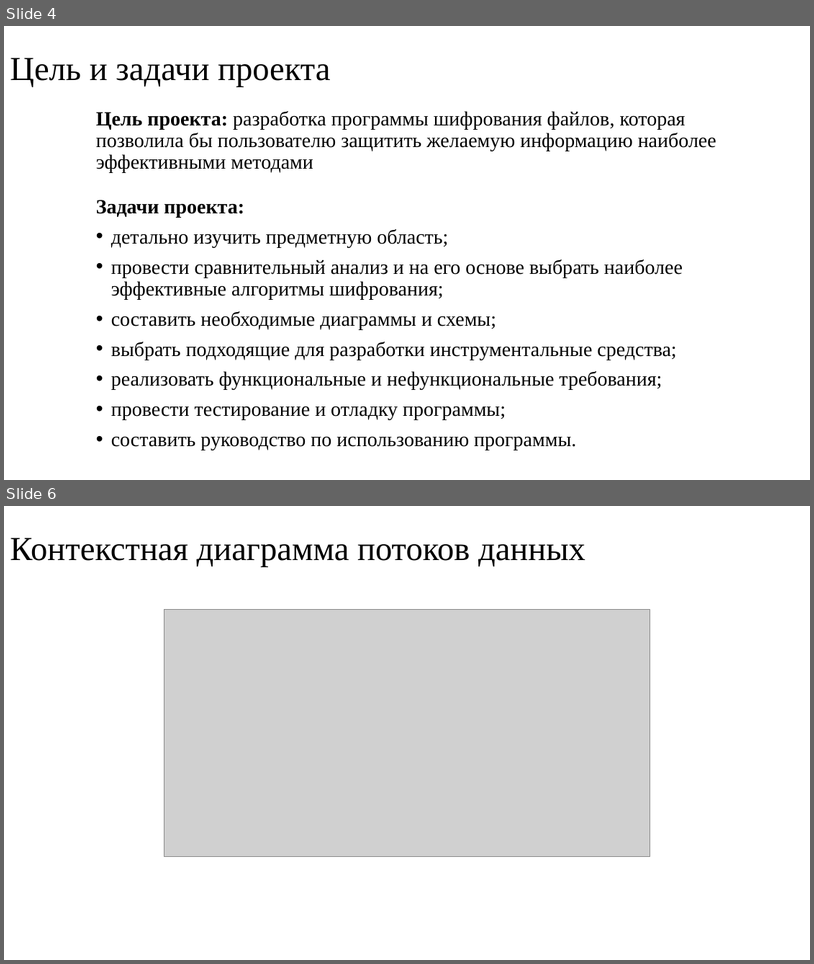
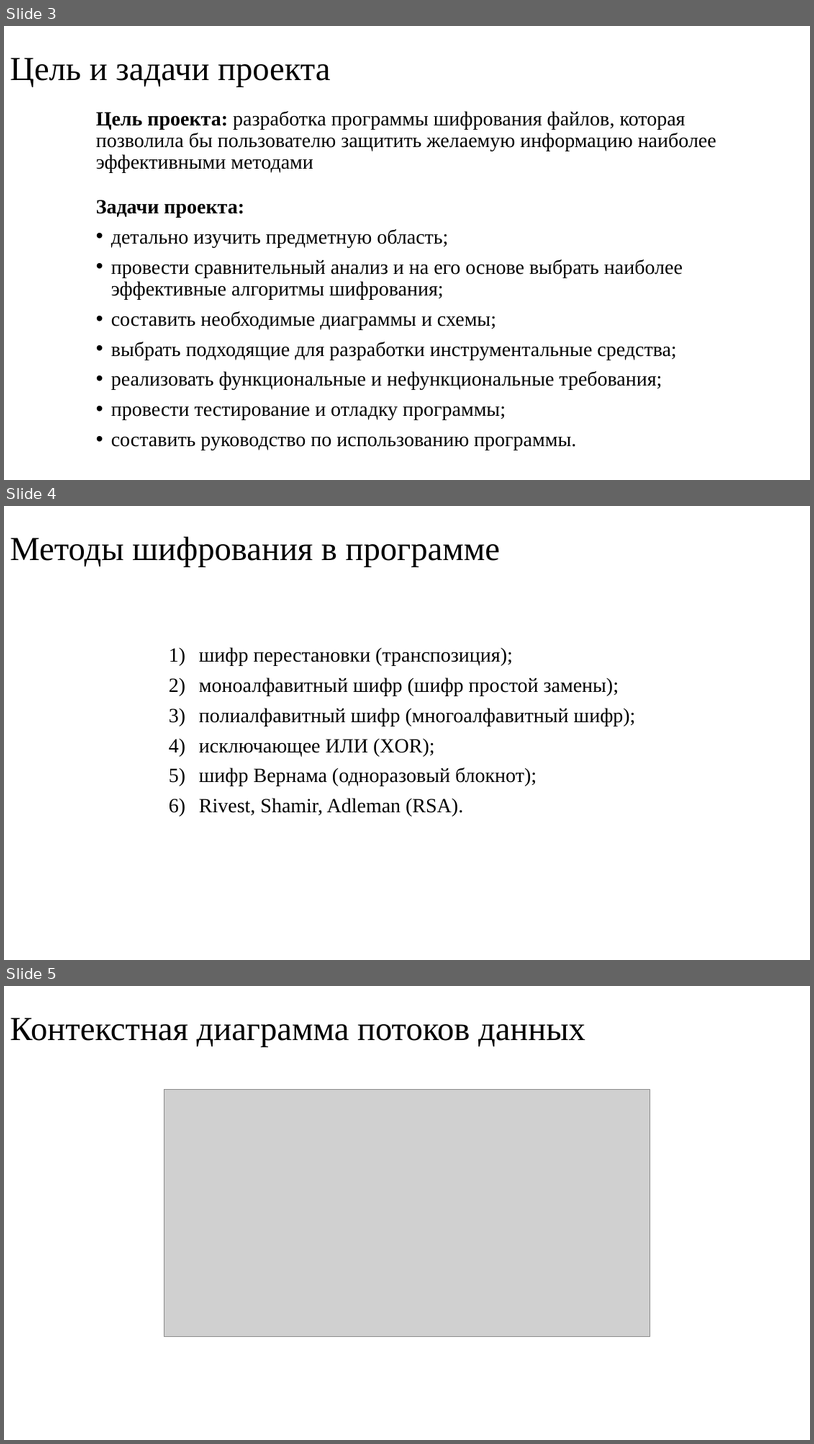
Before and after one commit to AlexeyChernikov/CryptographicApplication, a slide deck: Documentation/Презентация к защите.pptx. Shown one above the other, each under a label of ours: slides 4 and 6 before the commit, slides 3, 4 and 5 after it; the slides between them are not shown. The pictures are 814x964 and 814x1444 pixels, drawn with LibreOffice and Linux fonts; fonts in the diff are those of the drawing; grey boxes stand for pictures. Boxes give left, top, right and bottom in pixels: in the first picture for what was removed or moved away, otherwise in the second. Text is boxed around its words. In the diff, an @@ line names an element or a change of style, - is before the commit and + after.

```diff
--- a/Documentation/Презентация к защите.pptx
+++ b/Documentation/Презентация к защите.pptx
@@ slide 4 added at (4, 506, 810, 960), background #FFFFFF @@
@@ title added at (10, 536, 500, 567), 40 pt, text #000000 @@
+Методы шифрования в программе
@@ text added at (199, 647, 636, 816), 24 pt, text #000000 @@
+1) шифр перестановки (транспозиция);
+2) моноалфавитный шифр (шифр простой замены);
+3) полиалфавитный шифр (многоалфавитный шифр);
+4) исключающее ИЛИ (XOR);
+5) шифр Вернама (одноразовый блокнот);
+6) Rivest, Shamir, Adleman (RSA).
@@ what was slide 4 is now slide 3 @@
@@ what was slide 6 is now slide 5 @@
```
Also in this commit, not shown: 1 slide changed, 1 other slide added, 3 slides removed.
